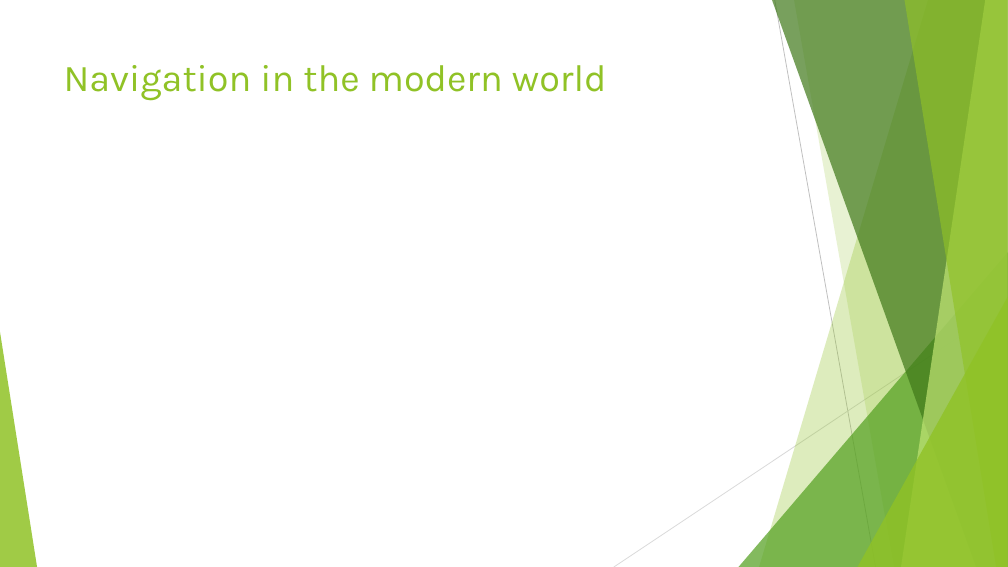
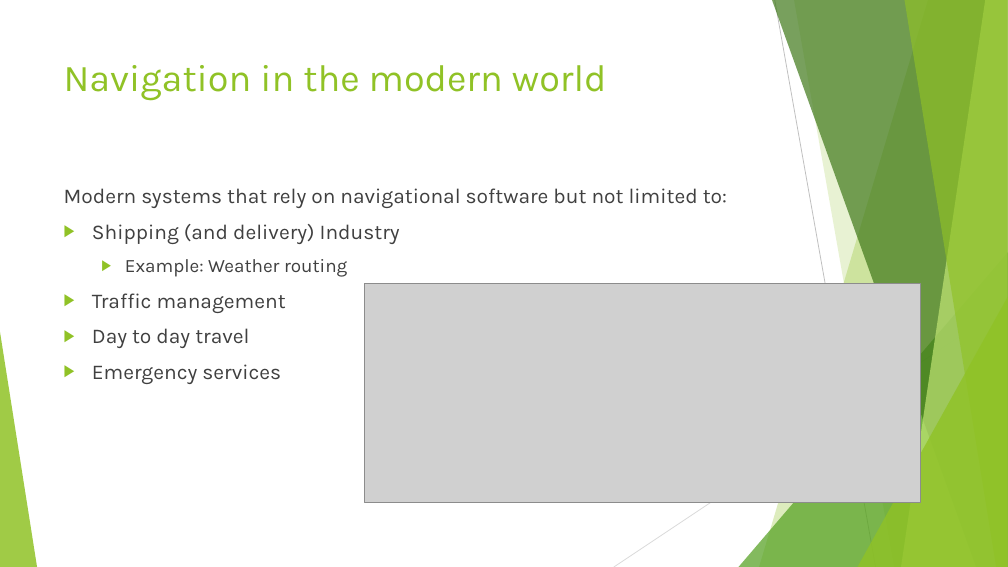
Before and after one commit to VlaStudy/ModelMapping, a slide deck: slide 2 of SustainabilityInNavigationPresentation.pptx. Drawn at 1008x567 pixels with LibreOffice and Linux fonts; fonts in the diff are those of the drawing; grey boxes stand for pictures. Boxes give left, top, right and bottom in pixels: in the first picture for what was removed or moved away, otherwise in the second. Text is boxed around its words. In the diff, an @@ line names an element or a change of style, - is before the commit and + after.

```diff
--- a/SustainabilityInNavigationPresentation.pptx
+++ b/SustainabilityInNavigationPresentation.pptx
@@ text added at (64,188,727,384), 20 pt, text #404040 @@
+Modern systems that rely on navigational software but not limited to:
+▶ Shipping (and delivery) Industry
+  ▶ Example: Weather routing
+▶ Traffic management
+▶ Day to day travel
+▶ Emergency services
@@ picture added at (364,284,920,503) @@
```
Also in this commit, not shown: 5 other slides changed, 3 slides added, 3 slides removed, 2 other files.
